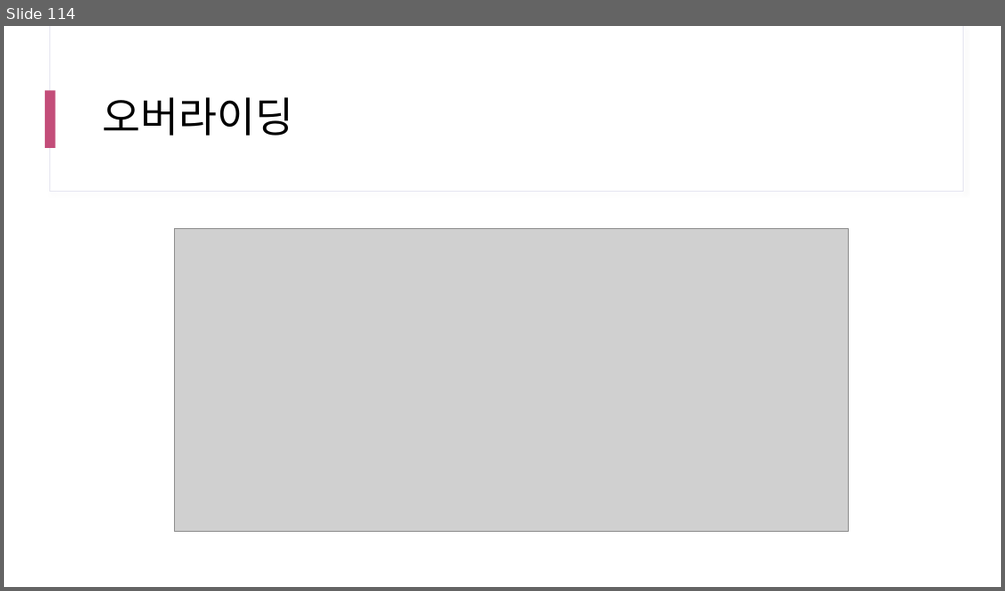
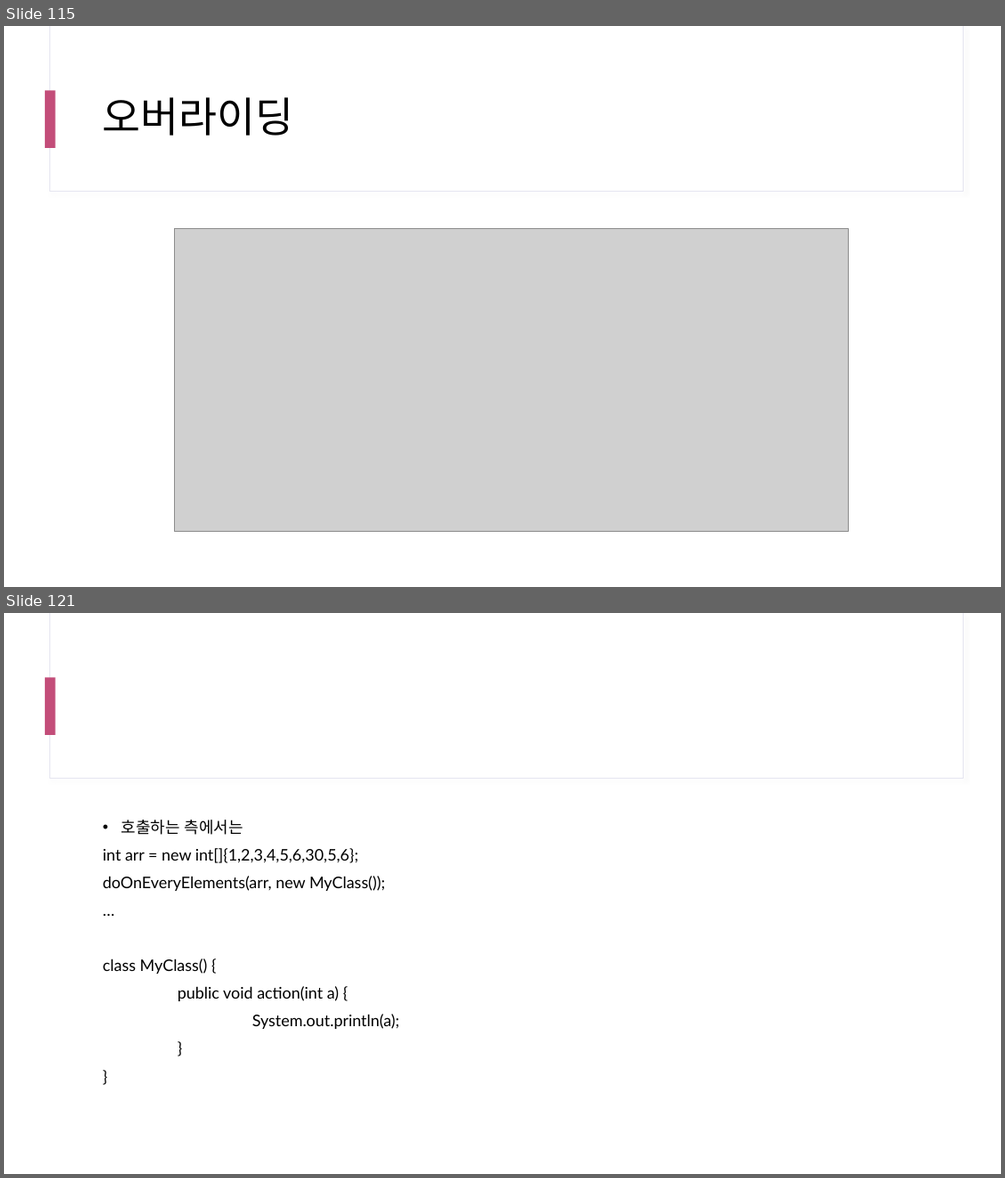
Before and after one commit to yhs0602/SPLIT_lecture_examples, a slide deck: docs/SPLIT 17차 Java.pptx. Shown one above the other, each under a label of ours: slide 114 before the commit, slides 115 and 121 after it; the slides between them are not shown. The pictures are 1005x591 and 1005x1178 pixels, drawn with LibreOffice and Linux fonts; fonts in the diff are those of the drawing; grey boxes stand for pictures. Boxes give left, top, right and bottom in pixels: in the first picture for what was removed or moved away, otherwise in the second. Text is boxed around its words. In the diff, an @@ line names an element or a change of style, - is before the commit and + after.

```diff
--- a/docs/SPLIT 17차 Java.pptx
+++ b/docs/SPLIT 17차 Java.pptx
@@ slide 121 added at bbox=[4, 613, 1001, 1174], background #FFFFFF; not listed: 3 template elements that a slide beside it also shows @@
@@ text added at bbox=[103, 819, 400, 1029], 15.4 pt, text #000000 @@
+• 호출하는 측에서는
+int arr = new int[]{1,2,3,4,5,6,30,5,6};
+doOnEveryElements(arr, new MyClass());
+…
+class MyClass() {
+public void action(int a) {
+System.out.println(a);
+}
+}
@@ what was slide 114 is now slide 115 @@
```
Also in this commit, not shown: 1 slide changed, 39 other slides added.
